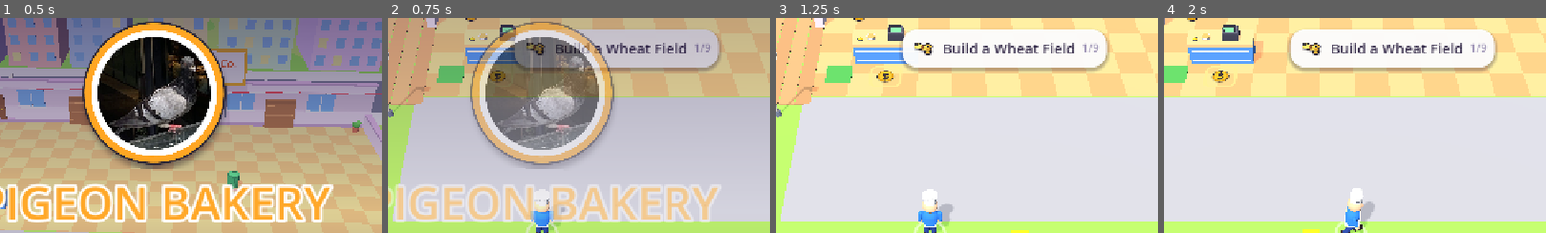
Above: before the commit, frames 1-4 (left to right).
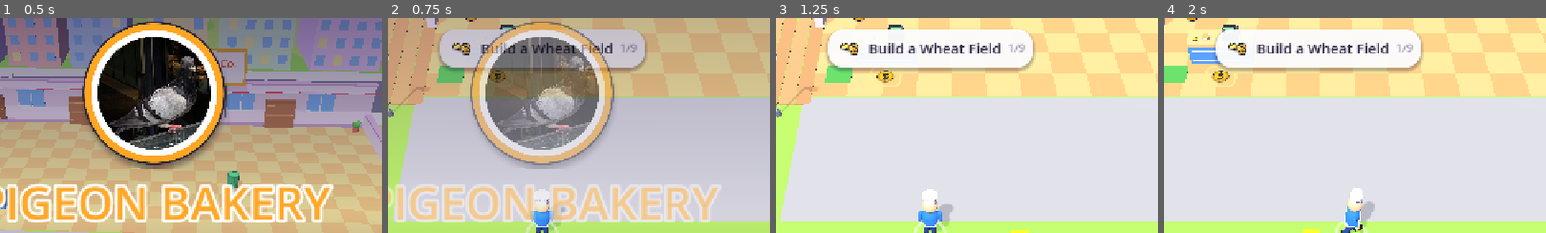
Above: after the commit, the same moments.

Repository: RandomProjects1234/pigeon-bakery-tycoon
Game: Godot game, scene res://scenes/main.tscn
Two runs of this game, one before a commit and one after it. Both use one fixed random seed, a clock stepped at 60 frames per second and the inputs below.
Inputs (mouse positions are % of the whole screen's width and height, from its top left):
- Up to frame 1 (0.5 s): no input
- Up to frame 2 (0.75 s): click "PLAY" at 0.5 s
- Up to frame 3 (1.25 s): no input
- Up to frame 4 (2 s): tap Enter at 1.25, 1.35 s; move the mouse to (72, 45) at 1.27 s; hold D from 1.28 s (still down); click (72, 45) at 1.42 s; tap Space at 1.52, 1.82 s
The pictures show only the part of the screen within x 30-80%, y 0-50%; the shares and areas given below are measured in that part.

Frame 1 is identical in both runs. In frame 2, 8.4% of the frame differs, in the area x 13-88%, y 5-25%; in frame 3, 8.8%; in frame 4, 8.9%.

Commit message:
Web export for GitHub Pages, portrait phone layout, centred objective banner
Co-Authored-By: Claude Opus 5.5 <noreply@anthropic.com>

Diff:
--- a/project.godot
+++ b/project.godot
@@ -42,6 +42,8 @@
 renderer/rendering_method.mobile="gl_compatibility"
 anti_aliasing/quality/msaa_3d=2
 lights_and_shadows/directional_shadow/size=4096
+lights_and_shadows/directional_shadow/size.web=2048
 lights_and_shadows/directional_shadow/soft_shadow_filter_quality=3
+lights_and_shadows/directional_shadow/soft_shadow_filter_quality.web=1
 environment/defaults/default_clear_color=Color(0.54, 0.82, 0.96, 1)
 textures/vram_compression/import_etc2_astc=true
--- a/scripts/ui/hud.gd
+++ b/scripts/ui/hud.gd
@@ -234,8 +234,26 @@
 			_money_shown = target
 		_money_label.text = Game.fmt(int(round(_money_shown)))
 	_btn_upgrades.visible = Game.is_unlocked("office")
+	_adapt_layout()
 	_update_edge_arrow()
 	_update_hand(delta)
+
+
+var _portrait := false
+
+
+## Phones held upright: shrink the base canvas and move the objective banner
+## under the badge / cash row so nothing overlaps.
+func _adapt_layout() -> void:
+	var ws := get_window().size
+	var portrait := ws.y > ws.x
+	if portrait == _portrait:
+		return
+	_portrait = portrait
+	get_window().content_scale_size = Vector2i(720, 720) if portrait else Vector2i(1280, 720)
+	_obj_panel.offset_top = 124 if portrait else 18
+	_toasts.offset_top = 200 if portrait else 96
+	_center_objective()
 
 
 func _update_hand(delta: float) -> void:
@@ -313,10 +331,17 @@
 	_obj_label.text = text
 	_obj_icon.texture = Items.icon(icon) if not icon.is_empty() else null
 	_obj_step.text = step
+	_center_objective()
+	_pop_later(_obj_panel, 0.85)
+
+
+func _center_objective() -> void:
 	_obj_panel.offset_left = 0
 	_obj_panel.offset_right = 0
 	_obj_panel.reset_size()
-	_pop_later(_obj_panel, 0.85)
+	var w := _obj_panel.get_combined_minimum_size().x
+	_obj_panel.offset_left = -w * 0.5
+	_obj_panel.offset_right = w * 0.5
 
 
 func _pop_later(c: Control, from: float) -> void:
Not shown, changed: export_presets.cfg
Not shown, changed: README.md
